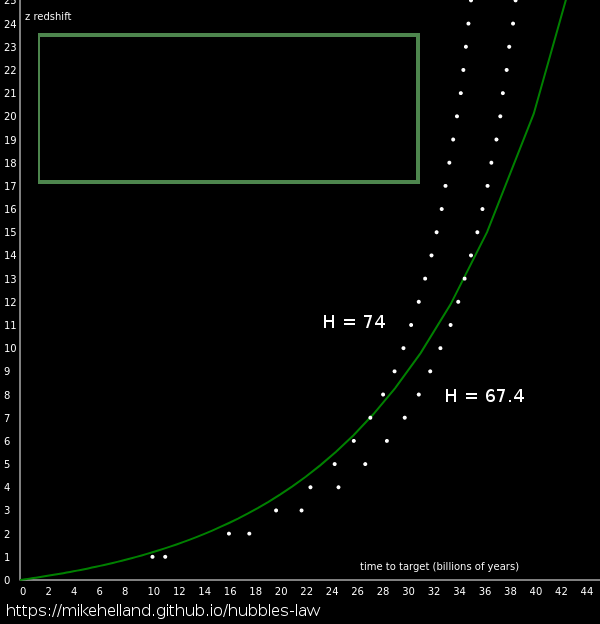
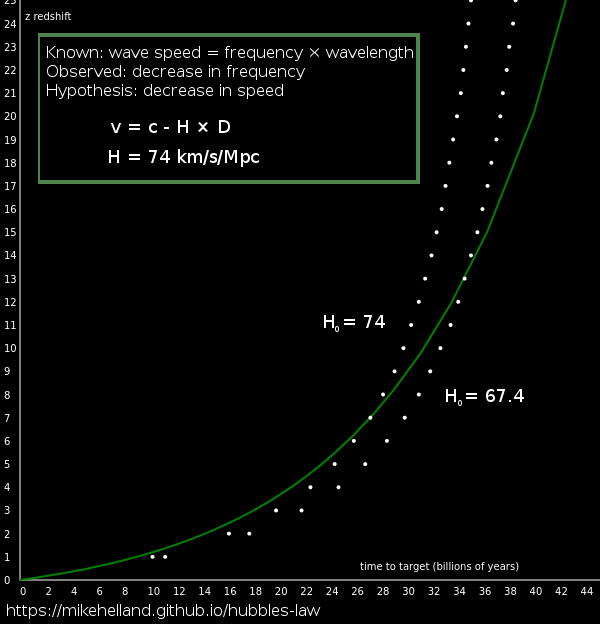
Comparing the layer stacks of the two 600 × 624 images. Changes:
removed layer "Pasted Layer" over [47, 46, 413, 167]
added layer "0" above "graph_time_z.png" over [335, 326, 339, 332]
painted on "graph_time_z.png" over [47, 46, 462, 406]
